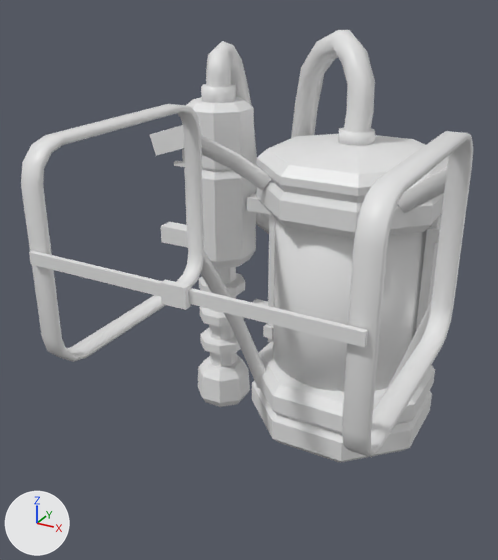
The FBX model ghost_vac/GhostVac_UGC.fbx, before and after one commit.
Rendered twice from a 50 mm camera at (1.25, -2.35, 1.61) aimed at (-0.33, 0.54, 0.17). The lights are fixed; the arrows at lower left show +X, +Y and +Z. The first picture is the older version.

Before the edit, the objects in view are built like this:
```python
me_ghostvac_ugc = bpy.data.meshes.new('GhostVac_UGC')
me_ghostvac_ugc.from_pydata(...)  # 1874 vertices, 3502 faces; spans x -1.3..0.71, y -0.6..1.65, z -1.01..1.36
me_ghostvac_ugc.materials.append(mat_ghostvac_mat)  # white #e7e7e7
ob_ghostvac_ugc = bpy.data.objects.new('GhostVac_UGC', me_ghostvac_ugc)
ob_ghostvac_ugc.location = (0.0, 0.0, 0.0)
```
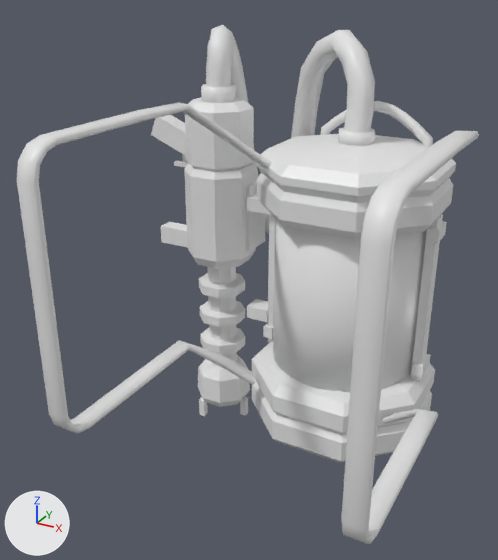
Boxes (x1, y1, x2, y2) around the edits, measured in the pictures (498 x 560 px):
'GhostVac_UGC', reshaped (20% taller)
    before: (21, 30, 473, 463)
    after: (17, 25, 479, 544)
part 1 of me_ghostvac_ugc, added
    after: (246, 180, 266, 251)
part 2 of me_ghostvac_ugc, added
    after: (240, 397, 248, 416)
part 3 of me_ghostvac_ugc, added
    after: (199, 397, 208, 416)
part 4 of me_ghostvac_ugc, rebuilt (35% taller)
    before: (150, 125, 184, 155)
    after: (151, 115, 186, 156)
part 5 of me_ghostvac_ugc, added
    after: (17, 102, 272, 434)
part 6 of me_ghostvac_ugc, added
    after: (341, 131, 479, 544)
part 7 of me_ghostvac_ugc, added
    after: (321, 101, 433, 147)
part 8 of me_ghostvac_ugc, deleted
    before: (398, 167, 447, 213)
part 9 of me_ghostvac_ugc, deleted
    before: (201, 136, 271, 191)
part 10 of me_ghostvac_ugc, deleted
    before: (160, 279, 191, 310)
part 11 of me_ghostvac_ugc, cut back
    before: (21, 41, 473, 458)
    after: (206, 25, 245, 99)

The change, as a diff of the scene's bpy script:
```diff
--- a/ghost_vac/GhostVac_UGC.fbx.py
+++ b/ghost_vac/GhostVac_UGC.fbx.py
@@ me_ghostvac_ugc @@
 # used by ob_ghostvac_ugc; location = (0.0, 0.0, 0.0)
-me_ghostvac_ugc.from_pydata(...)  # 1874 vertices, 3502 faces; spans x -1.3..0.71, y -0.6..1.65, z -1.01..1.36
+me_ghostvac_ugc.from_pydata(...)  # 1930 vertices, 3586 faces; spans x -1.29..0.73, y -0.56..1.69, z -1.11..1.37
+# me_ghostvac_ugc part 1: a new loose piece, a box spanning x -0.655..-0.615, y 1.06..1.26, z 0.1..0.5, in mat_ghostvac_mat (white #e7e7e7)
+# me_ghostvac_ugc part 2: a new loose piece, a box spanning x -0.7..-0.66, y 1.08..1.12, z -1.11..-0.99, in mat_ghostvac_mat (white #e7e7e7)
+# me_ghostvac_ugc part 3: a new loose piece, a box spanning x -0.94..-0.9, y 0.941..0.981, z -1.11..-0.99, in mat_ghostvac_mat (white #e7e7e7)
+# me_ghostvac_ugc part 4: the loose piece of 8 vertices spanning x -1.3..-0.98, y 1.05..1.15, z 0.61..0.83 is rebuilt with 8 vertices and now spans x -1.29..-0.97, y 1.05..1.15, z 0.62..0.86
+# me_ghostvac_ugc part 5: a new loose piece of 116 vertices spanning x -0.73..-0.3, y -0.56..0.83, z -0.58..1.06, in mat_ghostvac_mat (white #e7e7e7)
+# me_ghostvac_ugc part 6: a new loose piece of 116 vertices spanning x 0.3..0.73, y -0.56..0.83, z -0.58..1.06, in mat_ghostvac_mat (white #e7e7e7)
+# me_ghostvac_ugc part 7: a new loose piece of 68 vertices spanning x -0.33..0.33, y 1.37..1.43, z 0.74..0.99, in mat_ghostvac_mat (white #e7e7e7)
+# me_ghostvac_ugc part 8: the loose piece of 32 vertices spanning x 0.33..0.69, y 0.53..0.79, z 0.58..0.9 is deleted
+# me_ghostvac_ugc part 9: the loose piece of 32 vertices spanning x -0.69..-0.33, y 0.53..0.79, z 0.58..0.9 is deleted
+# me_ghostvac_ugc part 10: the loose piece of 8 vertices spanning x -0.05..0.05, y -0.6..-0.57, z 0.58..0.66 is deleted
+# me_ghostvac_ugc part 11: 26 vertices moved from x -0.96..-0.78, y 1.06..1.58, z 0.53..1.26 to x -0.99..-0.78, y 1.06..1.57, z 0.53..1.25; 328 vertices removed from x -0.96..0.71, y -0.58..1.45, z -0.64..1.28; 40 vertices added at x -0.99..-0.78, y 1.03..1.45, z 0.79..1.37
+# other edits to the shape of me_ghostvac_ugc do not show in these pictures
 me_ghostvac_ugc.materials.append(mat_ghostvac_mat)
```
